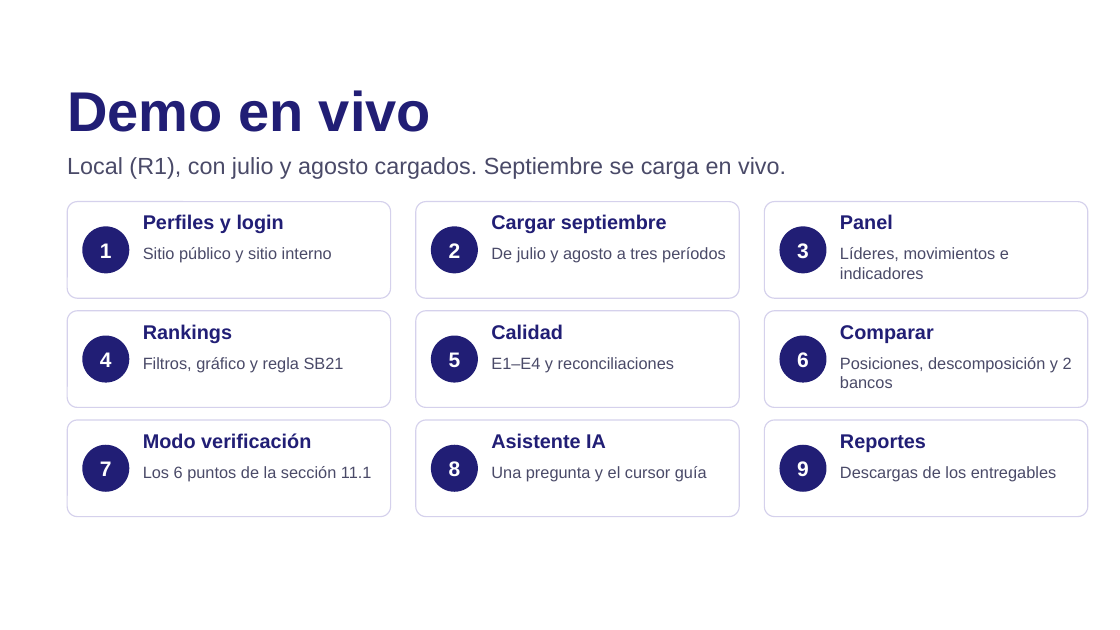
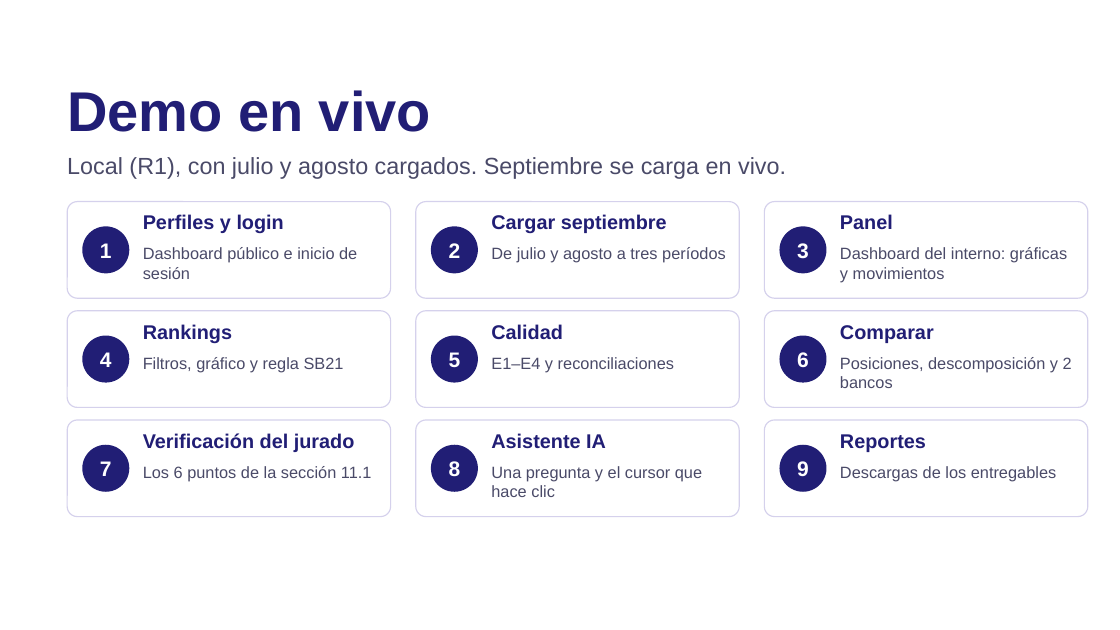
Before and after one commit to JuanKsPty/hackathon-sbp, a slide deck: slide 6 of presentacion/deck.pptx. Drawn at 1120x630 pixels with LibreOffice and Linux fonts; fonts in the diff are those of the drawing; background and template pictures are left out. Boxes give left, top, right and bottom in pixels: in the first picture for what was removed or moved away, otherwise in the second. Text is boxed around its words. In the diff, an @@ line names an element or a change of style, - is before the commit and + after.

```diff
--- a/presentacion/deck.pptx
+++ b/presentacion/deck.pptx
@@ text at (143, 247, 357, 279): text changed @@
-Sitio público y sitio interno
+Dashboard público e inicio de sesión
@@ text at (840, 247, 1067, 283): text changed @@
-Líderes, movimientos e indicadores
+Dashboard del interno: gráficas y movimientos
@@ text at (143, 433, 355, 452): text changed @@
-Modo verificación
+Verificación del jurado
@@ text at (491, 466, 702, 497): text changed @@
-Una pregunta y el cursor guía
+Una pregunta y el cursor que hace clic
```
Also in this commit, not shown: 6 other slides changed, 1 other file.
